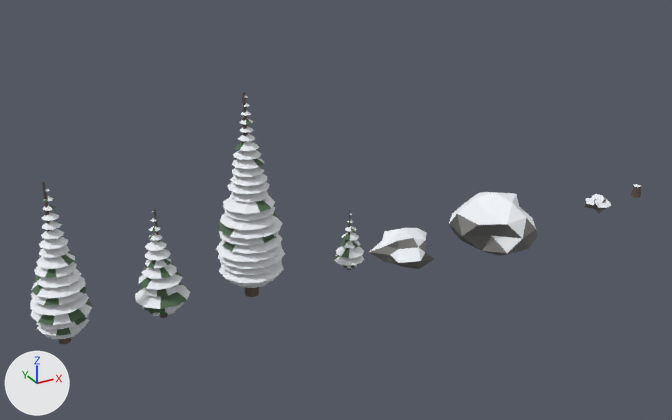
The glTF model assets/models/vegetation.glb as it was, and as the next commit left it.
Camera for both pictures: a camera (50 mm lens) standing at (-9.8, -54.9, 32.6) and looking at (20.8, 0.7, 4.8). Arrows for +X, +Y and +Z are at lower left; the lights stay in place. The older version comes first. Vertices at exactly the same position are counted once.

The first picture shows 'rock_a', 'rock_b', 'rock_c', 'tree_spruce_a', 'tree_spruce_b', 'tree_spruce_c', 'tree_spruce_d' and 1 more.
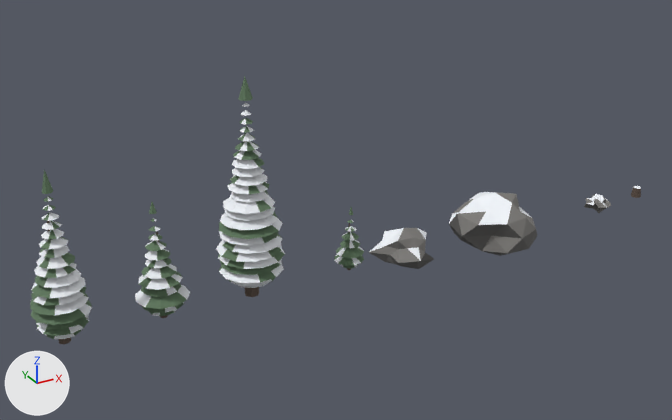
Patch to the scene script:
```diff
--- a/assets/models/vegetation.glb.py
+++ b/assets/models/vegetation.glb.py
@@ me_tree_spruce_a_001 @@
-me_tree_spruce_a_001.from_pydata(...)  # 402 vertices, 728 faces; spans x -1.88..1.97, y -1.93..1.92, z 0.0..11.28
+me_tree_spruce_a_001.from_pydata(...)  # 411 vertices, 742 faces; spans x -1.88..1.97, y -1.93..1.92, z 0.0..12.12
+# me_tree_spruce_a_001 part 1
+# 7 vertices move from x -0.07..0.07, y -0.06..0.07, z 11.28 to x -0.11..0.11, y -0.1..0.11, z 8.88
+# 9 vertices are added at x -0.19..0.52, y -0.33..0.36, z 10.61..12.12
+# 7 new faces join them, mat_needle (dark green #3e5444)
+# 7 new faces join them, mat_needlelit (greyish green #5f795d)
+# me_tree_spruce_a_001 part 2: 164 faces spanning x -1.88..1.97, y -1.93..1.92, z 0.88..10.82 switch from mat_snowload (white #f1f5fa) to mat_needlelit (greyish green #5f795d)
 me_tree_spruce_a_001.materials.append(mat_needle)
@@ me_tree_spruce_b_001 @@
-me_tree_spruce_b_001.from_pydata(...)  # 298 vertices, 540 faces; spans x -1.86..1.85, y -1.85..1.88, z 0.0..8.08
+me_tree_spruce_b_001.from_pydata(...)  # 307 vertices, 554 faces; spans x -1.86..1.85, y -1.85..1.88, z 0.0..8.69
+# me_tree_spruce_b_001 part 3
+# 26 faces are deleted
+# 10 vertices move from x -0.16..0.05, y -0.04..0.05, z 7.41..8.08 to x -0.16..0.08, y -0.07..0.08, z 6.36..7.95
+# 9 vertices are added at x -0.41..0.1, y -0.24..0.26, z 7.83..8.69
+# 7 new faces join them, mat_needle (dark green #3e5444)
+# 7 new faces join them, mat_snowload (white #f1f5fa)
+# 26 new faces join them, mat_needlelit (greyish green #5f795d)
+# me_tree_spruce_b_001 part 4: 126 faces spanning x -1.54..1.41, y -1.72..1.88, z 0.6..7.95 switch from mat_snowload (white #f1f5fa) to mat_needlelit (greyish green #5f795d)
 me_tree_spruce_b_001.materials.append(mat_needle)
@@ me_tree_spruce_c_001 @@
-me_tree_spruce_c_001.from_pydata(...)  # 542 vertices, 980 faces; spans x -2.4..2.5, y -2.4..2.4, z 0.0..15.0
+me_tree_spruce_c_001.from_pydata(...)  # 551 vertices, 994 faces; spans x -2.4..2.5, y -2.4..2.4, z 0.0..16.2
+# me_tree_spruce_c_001 part 5: 11 vertices moved from x -0.1..0.1, y -0.1..0.1, z 9.7..15.0 to x -0.1..0.1, y -0.1..0.2, z 9.7..11.8; 9 vertices added at x -0.4..0.6, y -0.4..0.5, z 14.6..16.2
+# me_tree_spruce_c_001 part 6: 180 faces spanning x -2.4..2.5, y -2.4..2.4, z 1.2..14.8 switch from mat_snowload (white #f1f5fa) to mat_needlelit (greyish green #5f795d)
+# other edits to the shape of me_tree_spruce_c_001 do not show in these pictures
 me_tree_spruce_c_001.materials.append(mat_needle)
@@ me_tree_spruce_d_001 @@
-me_tree_spruce_d_001.from_pydata(...)  # 190 vertices, 344 faces; spans x -1.12..1.16, y -1.13..1.16, z 0.0..4.89
+me_tree_spruce_d_001.from_pydata(...)  # 199 vertices, 358 faces; spans x -1.12..1.16, y -1.13..1.16, z 0.0..5.25
+# me_tree_spruce_d_001 part 7
+# 19 faces are deleted
+# 7 vertices move from x -0.03..0.03, y -0.03..0.03, z 4.89 to x -0.05..0.05, y -0.04..0.05, z 3.85
+# 9 vertices are added at x -0.01..0.29, y -0.14..0.16, z 4.5..5.25
+# 7 new faces join them, mat_needle (dark green #3e5444)
+# 8 new faces join them, mat_snowload (white #f1f5fa)
+# 18 new faces join them, mat_needlelit (greyish green #5f795d)
+# me_tree_spruce_d_001 part 8: 77 faces spanning x -1.12..1.15, y -1.13..1.09, z 0.37..4.08 switch from mat_snowload (white #f1f5fa) to mat_needlelit (greyish green #5f795d)
 me_tree_spruce_d_001.materials.append(mat_needle)
@@ me_rock_a_001 @@
 me_rock_a_001.from_pydata(...)  # 42 vertices, 80 faces; spans x -2.72..2.64, y -2.46..2.02, z -1.13..2.36
+# me_rock_a_001 part 9: 14 faces spanning x -1.64..2.1, y -2.46..2.02, z -0.27..2.36 switch from mat_snowload (white #f1f5fa) to mat_rocklight (grey #7d7b78)
 me_rock_a_001.materials.append(mat_rock)
@@ me_rock_b_001 @@
 me_rock_b_001.from_pydata(...)  # 42 vertices, 80 faces; spans x -3.95..3.63, y -3.76..3.41, z -1.25..3.56
+# me_rock_b_001 part 10: 14 faces spanning x -3.68..3.63, y -3.76..3.18, z -0.11..3.56 switch from mat_snowload (white #f1f5fa) to mat_rocklight (grey #7d7b78)
 me_rock_b_001.materials.append(mat_rock)
@@ me_rock_c_001 @@
 me_rock_c_001.from_pydata(...)  # 42 vertices, 80 faces; spans x -0.96..1.14, y -1.18..0.98, z -0.48..0.89
+# me_rock_c_001 part 11: 16 faces spanning x -0.96..1.14, y -1.18..0.98, z -0.12..0.89 switch from mat_snowload (white #f1f5fa) to mat_rocklight (grey #7d7b78)
 me_rock_c_001.materials.append(mat_rock)
```

Changed parts and their boxes [x1, y1, x2, y2] in the pictures (672 x 420 px; the box of a moved part takes in the faces that stretch with it):
'tree_spruce_c', reshaped (8% taller): before [216, 92, 285, 297]; after [216, 76, 285, 297]
'tree_spruce_a', reshaped (8% taller): before [30, 182, 92, 345]; after [30, 169, 92, 345]
'tree_spruce_b', reshaped: before [135, 208, 190, 318]; after [135, 202, 190, 318]
'tree_spruce_d', reshaped: before [334, 210, 364, 270]; after [334, 207, 364, 270]
part 1 of me_tree_spruce_a_001, built on: before [42, 182, 71, 345]; after [42, 169, 71, 345]
part 2 of me_tree_spruce_a_001, recoloured (white to greyish green): before [30, 189, 89, 339]; after [30, 196, 89, 339]
part 3 of me_tree_spruce_b_001, moved or reshaped: before [151, 208, 168, 318]; after [149, 202, 168, 318]
part 4 of me_tree_spruce_b_001, recoloured (white to greyish green): [141, 219, 184, 315] in both
part 5 of me_tree_spruce_c_001, moved or reshaped: before [242, 92, 261, 297]; after [232, 76, 264, 297]
part 6 of me_tree_spruce_c_001, recoloured: before [218, 96, 285, 282]; after [218, 118, 285, 282]
part 7 of me_tree_spruce_d_001, reshaped: before [347, 210, 352, 270]; after [347, 207, 353, 270]
part 8 of me_tree_spruce_d_001, recoloured (white to greyish green): [336, 221, 364, 268] in both
part 9 of me_rock_a_001, recoloured (white to grey): [390, 228, 426, 263] in both
part 10 of me_rock_b_001, recoloured (white to grey): [452, 192, 536, 253] in both
part 11 of me_rock_c_001, recoloured: [586, 194, 611, 208] in both
